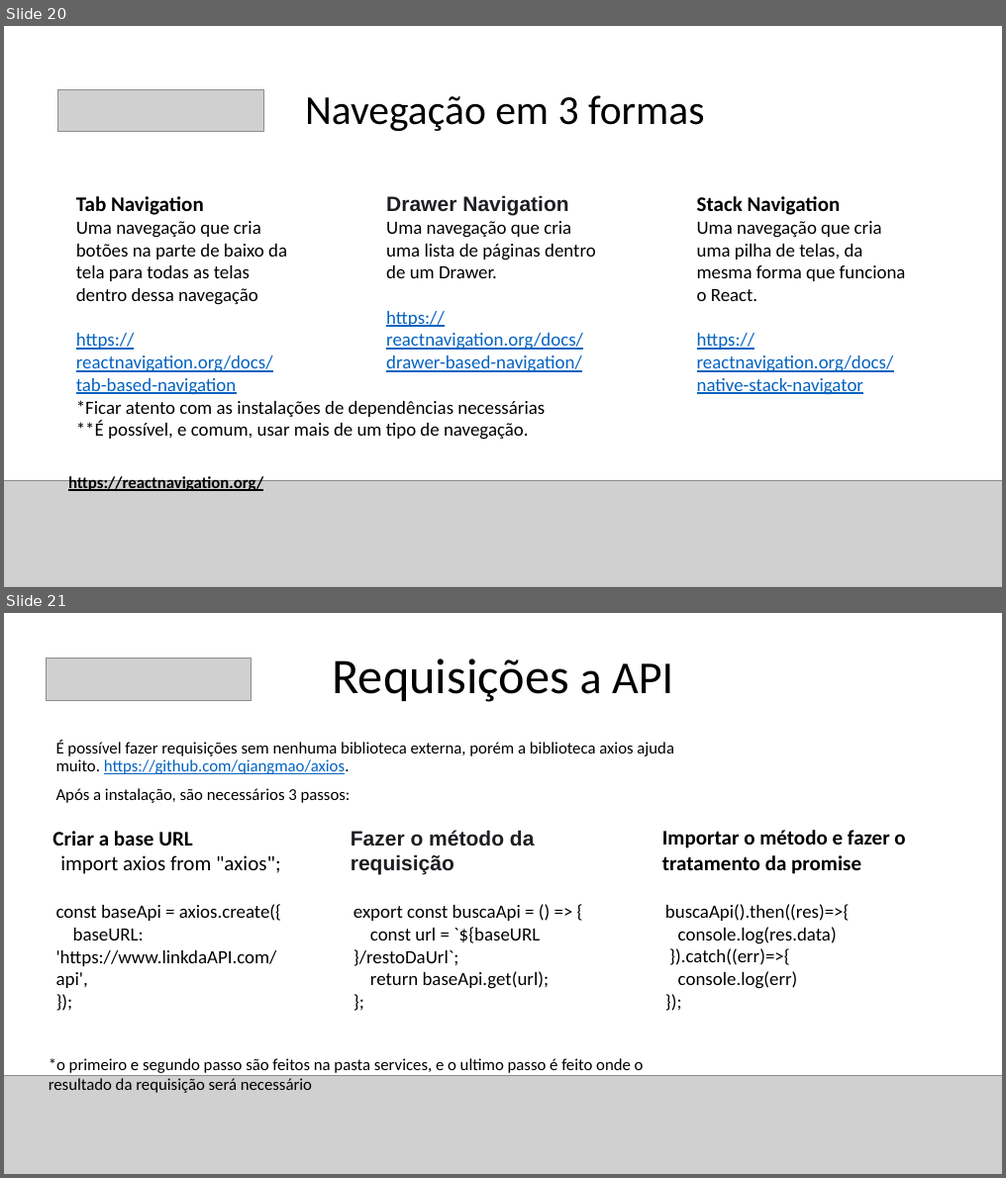
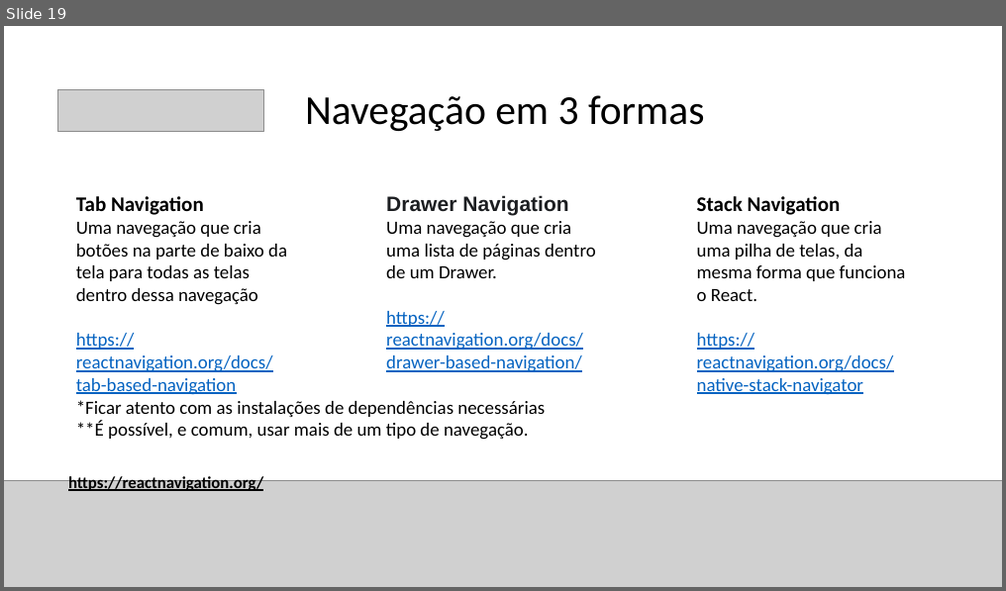
Before and after one commit to FredHSQ/ReactNativeClasses, a slide deck: AulasMaisExplicadas.pptx. Shown one above the other, each under a label of ours: slides 20 and 21 before the commit, slide 19 after it. The pictures are 1006x1178 and 1006x591 pixels, drawn with LibreOffice and Linux fonts; fonts in the diff are those of the drawing; grey boxes stand for pictures. Boxes give left, top, right and bottom in pixels: in the first picture for what was removed or moved away, otherwise in the second. Text is boxed around its words. In the diff, an @@ line names an element or a change of style, - is before the commit and + after.

```diff
--- a/AulasMaisExplicadas.pptx
+++ b/AulasMaisExplicadas.pptx
@@ slide 21 removed at (4, 613, 1002, 1174), background #FFFFFF @@
@@ picture removed at (46, 658, 252, 700) @@
@@ title removed at (333, 659, 673, 702) @@
-Requisições a API
@@ text removed at (56, 741, 674, 803) @@
-É possível fazer requisições sem nenhuma biblioteca externa, porém a biblioteca axios ajuda muito. https://github.com/qiangmao/axios.
-Após a instalação, são necessários 3 passos:
@@ text removed at (53, 831, 281, 988) @@
-Criar a base URL
-import axios from "axios";
-const baseApi = axios.create({
-baseURL: 'https://www.linkdaAPI.com/api',
-});
@@ text removed at (350, 830, 549, 989) @@
-Fazer o método da requisição
-export const buscaApi = () => {
-const url = `${baseURL }/restoDaUrl`;
-return baseApi.get(url);
-};
@@ text removed at (662, 830, 905, 989) @@
-Importar o método e fazer o tratamento da promise
-buscaApi().then((res)=>{
-console.log(res.data)
-}).catch((err)=>{
-console.log(err)
-});
@@ picture removed at (4, 1075, 1002, 1174) @@
@@ text removed at (49, 1059, 644, 1093) @@
-*o primeiro e segundo passo são feitos na pasta services, e o ultimo passo é feito onde o resultado da requisição será necessário
@@ what was slide 20 is now slide 19 @@
```
Also in this commit, not shown: 6 other slides removed, 3 other files.
